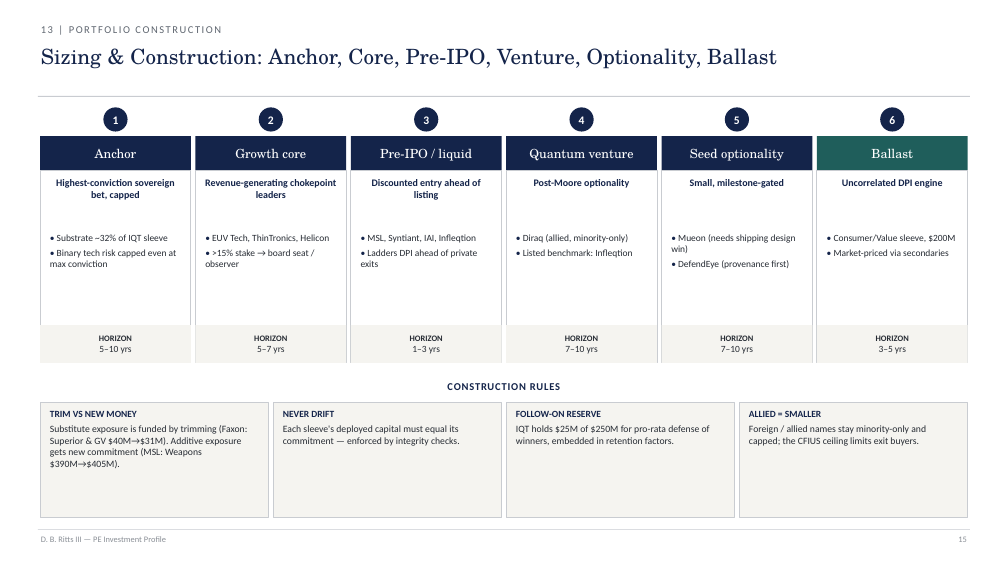
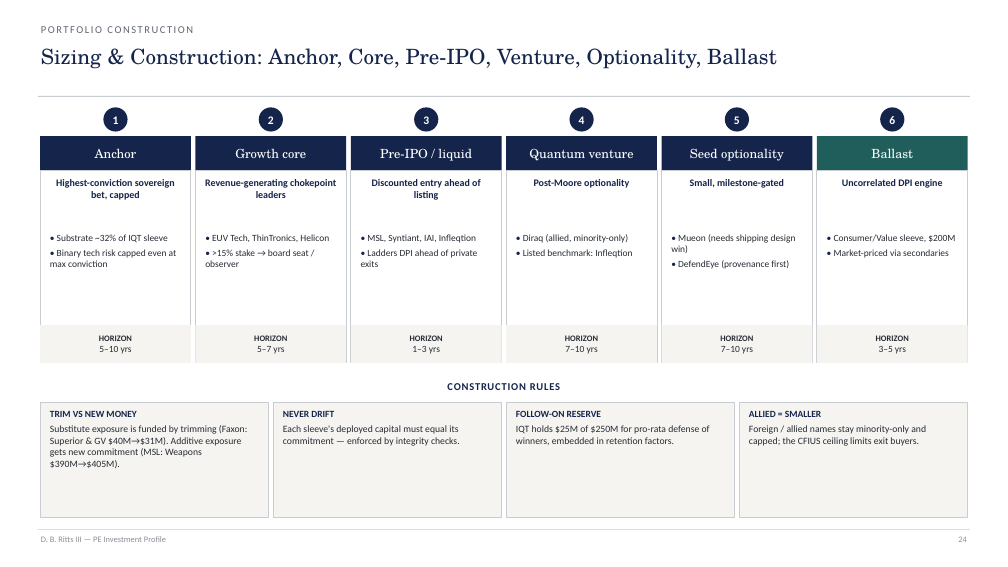
Before and after one commit to GoldmanRacks/Default, a slide deck: slide 24 of guides/D.B._Ritts_III_PE_Investment_Profile.pptx (slide 15 before the commit). Drawn at 1008x567 pixels with LibreOffice and Linux fonts; fonts in the diff are those of the drawing. Boxes give left, top, right and bottom in pixels: in the first picture for what was removed or moved away, otherwise in the second. Text is boxed around its words. In the diff, an @@ line names an element or a change of style, - is before the commit and + after.

```diff
--- a/guides/D.B._Ritts_III_PE_Investment_Profile.pptx
+++ b/guides/D.B._Ritts_III_PE_Investment_Profile.pptx
@@ text at (41,26,193,33): text changed @@
-13 | PORTFOLIO CONSTRUCTION
+PORTFOLIO CONSTRUCTION
```
Also in this commit, not shown: 20 other slides changed, 10 slides added, 4 other files.
